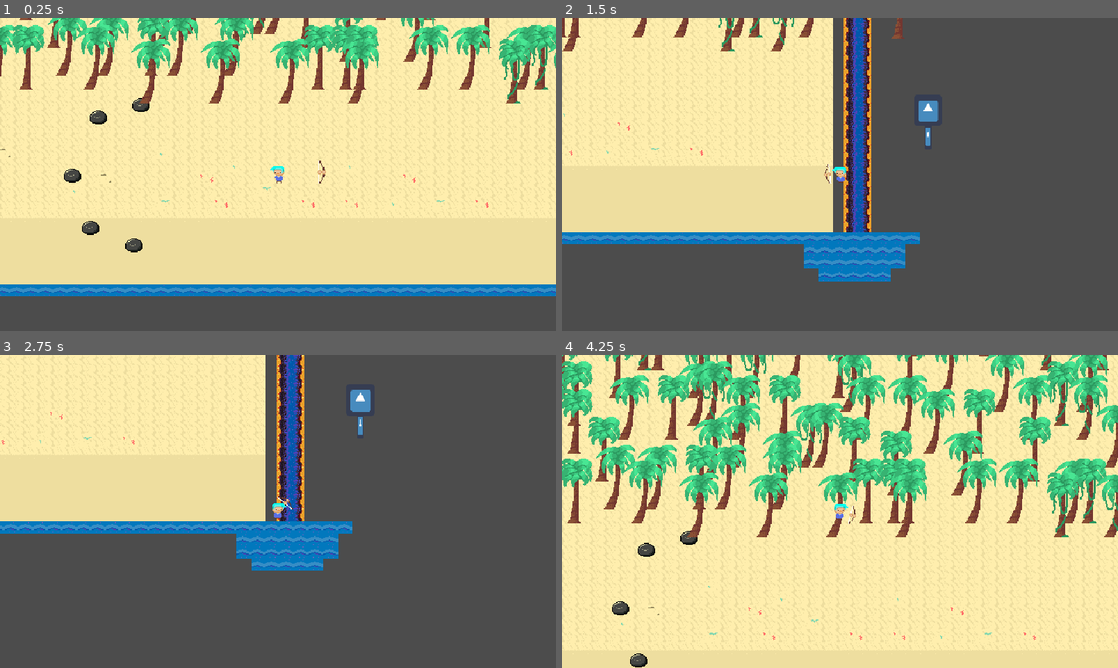
Above: before the commit, frames 1-4 (two rows, left to right).
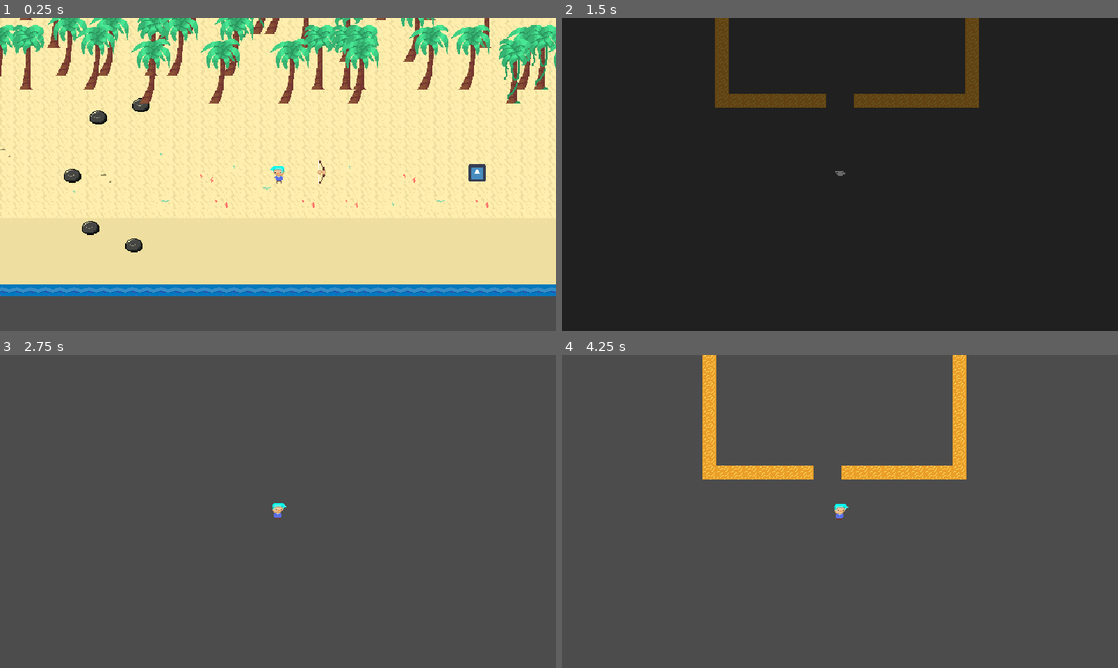
Above: after the commit, the same moments.

Repository: kjanuska/Independent-Study-Game
Game: Godot game, scene res://Scenes/Main.tscn
Two runs of this game, one before a commit and one after it. Both use one fixed random seed, a clock stepped at 60 frames per second and the inputs below. The engine's default icon, where the game draws it, is replaced by a stand-in: a white triangle on a blue panel in a dark square.
Inputs (mouse positions are in pixels of both pictures, inside the frame that each line leads up to):
- Up to frame 1 (0.25 s): no input
- Up to frame 2 (1.5 s): move the mouse to (962, 158) at 0.52 s; hold D (ui_right) 0.53-1.28 s; hold E (Interact) 0.53-1.28 s; tap Space (dash) at 0.8, 1.35 s; move the mouse to (728, 190) at 1.27 s; hold S (ui_down) from 1.28 s (still down)
- Up to frame 3 (2.75 s): tap E (Interact) at 1.55 s; move the mouse to (333, 442) at 2.02 s; release S (ui_down) at 2.03 s; hold D (ui_right) from 2.03 s (still down); hold E (Interact) from 2.03 s (still down); tap Space (dash) at 2.3 s
- Up to frame 4 (4.25 s): tap Enter at 2.75 s; move the mouse to (812, 574) at 2.77 s; release D (ui_right) at 2.78 s; release E (Interact) at 2.78 s; hold W (ui_up) 2.78-3.53 s; tap Space (dash) at 2.85 s; tap E (Interact) at 3.05 s; move the mouse to (1006, 558) at 3.52 s; hold A (ui_left) from 3.53 s (still down); hold Space (dash) from 3.53 s (still down); click (1006, 558) at 3.6 s

The runs differ from the first frame. In frame 1, 0.2% of the frame differs, in the area x 84-88%, y 46-53%; in frame 2, 100%; in frame 3, 33%; in frame 4, 100%, in the area x 0-100%, y 0-100%.

Commit message:
scene changer
walk over icon to change scenes

Diff:
--- /dev/null
+++ b/ChangeScene.gd
@@ -0,0 +1,9 @@
+extends CanvasLayer
+
+func change_scene(path):
+	$AnimationPlayer.play("fade")
+	yield($AnimationPlayer, "animation_finished")
+	assert(get_tree().change_scene(path) == OK)
+	$AnimationPlayer.play_backwards("fade")
+	yield($AnimationPlayer, "animation_finished")
+	SignalManager.emit_signal("scene_changed")
--- /dev/null
+++ b/Empty.tscn
@@ -0,0 +1,7 @@
+[gd_scene load_steps=2 format=2]
+
+[ext_resource path="res://Scenes/Player.tscn" type="PackedScene" id=1]
+
+[node name="Empty" type="Node2D"]
+
+[node name="Player" parent="." instance=ExtResource( 1 )]
--- /dev/null
+++ b/Rooms1.tscn
@@ -0,0 +1,38 @@
+[gd_scene load_steps=6 format=2]
+
+[ext_resource path="res://beach.tres" type="TileSet" id=1]
+[ext_resource path="res://Scenes/Player.tscn" type="PackedScene" id=2]
+[ext_resource path="res://Transition.tscn" type="PackedScene" id=3]
+[ext_resource path="res://Scenes/PickupWeapon.tscn" type="PackedScene" id=4]
+
+[sub_resource type="RectangleShape2D" id=1]
+extents = Vector2( 20, 10 )
+
+[node name="Room1" type="Node2D"]
+
+[node name="TileMap" type="TileMap" parent="."]
+tile_set = ExtResource( 1 )
+cell_size = Vector2( 16, 16 )
+format = 1
+tile_data = PoolIntArray( -393225, 8, 0, -393224, 8, 0, -393223, 8, 0, -393222, 8, 0, -393221, 8, 0, -393220, 8, 0, -393219, 8, 0, -393218, 8, 0, -458751, 8, 0, -458750, 8, 0, -458749, 8, 0, -458748, 8, 0, -458747, 8, 0, -458746, 8, 0, -458745, 8, 0, -458744, 8, 0, -458743, 8, 0, -327689, 8, 0, -393207, 8, 0, -262153, 8, 0, -327671, 8, 0, -196617, 8, 0, -262135, 8, 0, -131081, 8, 0, -196599, 8, 0, -65545, 8, 0, -131063, 8, 0, -9, 8, 0, -65527, 8, 0, 65527, 8, 0, 9, 8, 0, 131063, 8, 0, 65545, 8, 0, 196599, 8, 0, 131081, 8, 0, 262135, 8, 0, 196617, 8, 0, 327671, 8, 0, 262153, 8, 0, 393207, 8, 0, 327689, 8, 0, 458743, 8, 0, 393225, 8, 0, 524279, 8, 0, 524280, 8, 0, 524281, 8, 0, 524282, 8, 0, 524283, 8, 0, 524284, 8, 0, 524285, 8, 0, 524286, 8, 0, 458753, 8, 0, 458754, 8, 0, 458755, 8, 0, 458756, 8, 0, 458757, 8, 0, 458758, 8, 0, 458759, 8, 0, 458760, 8, 0, 458761, 8, 0 )
+
+[node name="Exit" type="Area2D" parent="."]
+
+[node name="CollisionShape2D" type="CollisionShape2D" parent="Exit"]
+position = Vector2( 0, -110 )
+shape = SubResource( 1 )
+
+[node name="Exit2" type="Area2D" parent="."]
+
+[node name="CollisionShape2D" type="CollisionShape2D" parent="Exit2"]
+position = Vector2( 0, 130 )
+shape = SubResource( 1 )
+
+[node name="Player" parent="." instance=ExtResource( 2 )]
+
+[node name="Transition" parent="." instance=ExtResource( 3 )]
+position = Vector2( 80, -40 )
+world_scene = "res://Scenes/Main.tscn"
+
+[node name="Area2D" parent="Transition" instance=ExtResource( 4 )]
+position = Vector2( -150, 0 )
--- /dev/null
+++ b/SceneChanger.tscn
@@ -0,0 +1,35 @@
+[gd_scene load_steps=3 format=2]
+
+[ext_resource path="res://ChangeScene.gd" type="Script" id=1]
+
+[sub_resource type="Animation" id=1]
+resource_name = "fade"
+length = 0.4
+tracks/0/type = "value"
+tracks/0/path = NodePath("Control/Black:modulate")
+tracks/0/interp = 1
+tracks/0/loop_wrap = true
+tracks/0/imported = false
+tracks/0/enabled = true
+tracks/0/keys = {
+"times": PoolRealArray( 0, 0.4 ),
+"transitions": PoolRealArray( 1, 1 ),
+"update": 0,
+"values": [ Color( 1, 1, 1, 0 ), Color( 1, 1, 1, 1 ) ]
+}
+
+[node name="CanvasLayer" type="CanvasLayer"]
+script = ExtResource( 1 )
+
+[node name="Control" type="Control" parent="."]
+anchor_right = 1.0
+anchor_bottom = 1.0
+
+[node name="Black" type="ColorRect" parent="Control"]
+modulate = Color( 1, 1, 1, 0 )
+anchor_right = 1.0
+anchor_bottom = 1.0
+color = Color( 0, 0, 0, 1 )
+
+[node name="AnimationPlayer" type="AnimationPlayer" parent="."]
+anims/fade = SubResource( 1 )
--- a/Scenes/Main.tscn
+++ b/Scenes/Main.tscn
@@ -13,6 +13,7 @@
 [ext_resource path="res://Assets/Bow Shot.png" type="Texture" id=11]
 [ext_resource path="res://Scenes/Log.tscn" type="PackedScene" id=12]
 [ext_resource path="res://Scenes/Player.tscn" type="PackedScene" id=13]
+[ext_resource path="res://Transition.tscn" type="PackedScene" id=14]
 
 [sub_resource type="RectangleShape2D" id=1]
 
@@ -172,6 +173,10 @@
 [node name="Player" parent="." instance=ExtResource( 13 )]
 position = Vector2( 286.732, 149.764 )
 
+[node name="Transition" parent="." instance=ExtResource( 14 )]
+position = Vector2( 1278.76, 211.151 )
+world_scene = "res://Rooms1.tscn"
+
 [connection signal="body_entered" from="Pickup Melee" to="Pickup Melee" method="_on_Area2D_body_entered"]
 [connection signal="body_exited" from="Pickup Melee" to="Pickup Melee" method="_on_Area2D_body_exited"]
 [connection signal="body_entered" from="Pickup Bow" to="Pickup Bow" method="_on_Area2D_body_entered"]
--- a/Scenes/Player.tscn
+++ b/Scenes/Player.tscn
@@ -8,7 +8,7 @@
 [ext_resource path="res://Scripts/StateMachine/Movement/States/Idle.gd" type="Script" id=6]
 [ext_resource path="res://Scripts/StateMachine/Movement/States/Walk.gd" type="Script" id=7]
 [ext_resource path="res://Scripts/StateMachine/Movement/States/Dash.gd" type="Script" id=8]
-[ext_resource path="res://Scripts/StateMachine/Movement/States/TakeDamage.gd" type="Script" id=9]
+[ext_resource path="res://Scripts/StateMachine/Movement/States/Die.gd" type="Script" id=9]
 [ext_resource path="res://Scripts/StateMachine/Weapons/WeaponStates.gd" type="Script" id=10]
 [ext_resource path="res://Scripts/StateMachine/Weapons/States/Melee.gd" type="Script" id=11]
 [ext_resource path="res://Scripts/StateMachine/Weapons/States/Ranged.gd" type="Script" id=12]
@@ -217,7 +217,7 @@
 texture = ExtResource( 3 )
 vframes = 3
 hframes = 13
-frame = 28
+frame = 13
 
 [node name="Hurtbox" type="Area2D" parent="." groups=[
 "player_hurtbox",
@@ -245,7 +245,6 @@
 parameters/playback = SubResource( 25 )
 
 [node name="MovementStates" type="Node" parent="."]
-editor/display_folded = true
 script = ExtResource( 5 )
 START_STATE = NodePath("Idle")
 
@@ -258,7 +257,7 @@
 [node name="Dash" type="Node" parent="MovementStates"]
 script = ExtResource( 8 )
 
-[node name="TakeDamage" type="Node" parent="MovementStates"]
+[node name="Die" type="Node" parent="MovementStates"]
 script = ExtResource( 9 )
 
 [node name="WeaponStates" type="Node" parent="."]
--- a/Scripts/PickupWeapon.gd
+++ b/Scripts/PickupWeapon.gd
@@ -1,6 +1,4 @@
 extends Area2D
-
-onready var player = get_tree().get_root().get_node("Main").get_node("Player")
 
 export(int) var weapon_id
 
@@ -16,6 +14,6 @@
 
 func _input(_event):
 	if Input.is_action_pressed("Interact") && overlapping:
-		player.id = weapon_id
+		PlayerVar.player.id = weapon_id
 		SignalManager.emit_signal("weapon_changed")
 		queue_free()
--- a/Scripts/PlayerVar.gd
+++ b/Scripts/PlayerVar.gd
@@ -1,3 +1,10 @@
 extends Node
 
-onready var player = get_tree().get_root().get_node("Main").get_node("Player")
+var player
+
+func _ready():
+	_scene_changed()
+	SignalManager.connect("scene_changed", self, "_scene_changed")
+
+func _scene_changed():
+	player = get_tree().get_current_scene().get_node("Player")
--- a/Scripts/SignalManager.gd
+++ b/Scripts/SignalManager.gd
@@ -1,3 +1,5 @@
 extends Node
 
 signal weapon_changed()
+
+signal scene_changed()
--- a/Scripts/StateMachine/Movement/MovementStates.gd
+++ b/Scripts/StateMachine/Movement/MovementStates.gd
@@ -4,7 +4,8 @@
 	states_map = {
 		"idle": $Idle,
 		"walk": $Walk,
-		"dash": $Dash
+		"dash": $Dash,
+		"die": $Die
 	}
 
 func _change_state(state_name):
--- /dev/null
+++ b/Scripts/StateMachine/Movement/States/Die.gd
@@ -0,0 +1,4 @@
+extends "../../States.gd"
+
+func enter():
+	print("death")
--- a/Scripts/StateMachine/Movement/States/TakeDamage.gd
+++ /dev/null
@@ -1 +0,0 @@
-extends "../../States.gd"
--- a/Scripts/Weapons/Ranged/Bow/Bow.gd
+++ b/Scripts/Weapons/Ranged/Bow/Bow.gd
@@ -4,4 +4,5 @@
 var time = 1
 
 func _on_AnimationPlayer_animation_finished(anim_name):
-	PlayerVar.player.anim_finished = true
+	if anim_name == "attack":
+		PlayerVar.player.anim_finished = true
--- /dev/null
+++ b/Transition.gd
@@ -0,0 +1,7 @@
+extends Area2D
+
+export(String, FILE, "*.tscn") var world_scene
+
+func _on_Area2D_body_entered(body):
+	if body.get_name() == "Player":
+		SceneChanger.change_scene(world_scene)
--- /dev/null
+++ b/Transition.tscn
@@ -0,0 +1,19 @@
+[gd_scene load_steps=4 format=2]
+
+[ext_resource path="res://Transition.gd" type="Script" id=1]
+[ext_resource path="res://icon.png" type="Texture" id=2]
+
+[sub_resource type="RectangleShape2D" id=1]
+
+[node name="Transition" type="Area2D"]
+script = ExtResource( 1 )
+
+[node name="CollisionShape2D" type="CollisionShape2D" parent="."]
+shape = SubResource( 1 )
+
+[node name="Sprite" type="Sprite" parent="."]
+position = Vector2( 2.38419e-007, 2.38419e-007 )
+scale = Vector2( 0.3125, 0.3125 )
+texture = ExtResource( 2 )
+
+[connection signal="body_entered" from="." to="." method="_on_Area2D_body_entered"]
--- a/beach.tres
+++ b/beach.tres
@@ -1,7 +1,10 @@
-[gd_resource type="TileSet" load_steps=3 format=2]
+[gd_resource type="TileSet" load_steps=4 format=2]
 
 [ext_resource path="res://Assets/beachtileset.png" type="Texture" id=1]
 [ext_resource path="res://Assets/Island_Set.png" type="Texture" id=2]
+
+[sub_resource type="ConvexPolygonShape2D" id=1]
+points = PoolVector2Array( 0, 0, 16, 0, 16, 16, 0, 16 )
 
 [resource]
 0/name = "dry"
@@ -116,3 +119,19 @@
 7/navigation_offset = Vector2( 0, 0 )
 7/shapes = [  ]
 7/z_index = 0
+8/name = "wall"
+8/texture = ExtResource( 2 )
+8/tex_offset = Vector2( 0, 0 )
+8/modulate = Color( 1, 1, 1, 1 )
+8/region = Rect2( 16, 16, 16, 16 )
+8/tile_mode = 0
+8/occluder_offset = Vector2( 0, 0 )
+8/navigation_offset = Vector2( 0, 0 )
+8/shapes = [ {
+"autotile_coord": Vector2( 0, 0 ),
+"one_way": false,
+"one_way_margin": 1.0,
+"shape": SubResource( 1 ),
+"shape_transform": Transform2D( 1, 0, 0, 1, 0, 0 )
+} ]
+8/z_index = 0
--- a/project.godot
+++ b/project.godot
@@ -23,6 +23,7 @@
 
 SignalManager="*res://Scripts/SignalManager.gd"
 PlayerVar="*res://Scripts/PlayerVar.gd"
+SceneChanger="*res://SceneChanger.tscn"
 
 [debug]
 
Not shown: 2 places in Scenes/Main.tscn that only renumber resources
Not shown: 1 places in Scenes/PickupWeapon.tscn that only renumber resources
